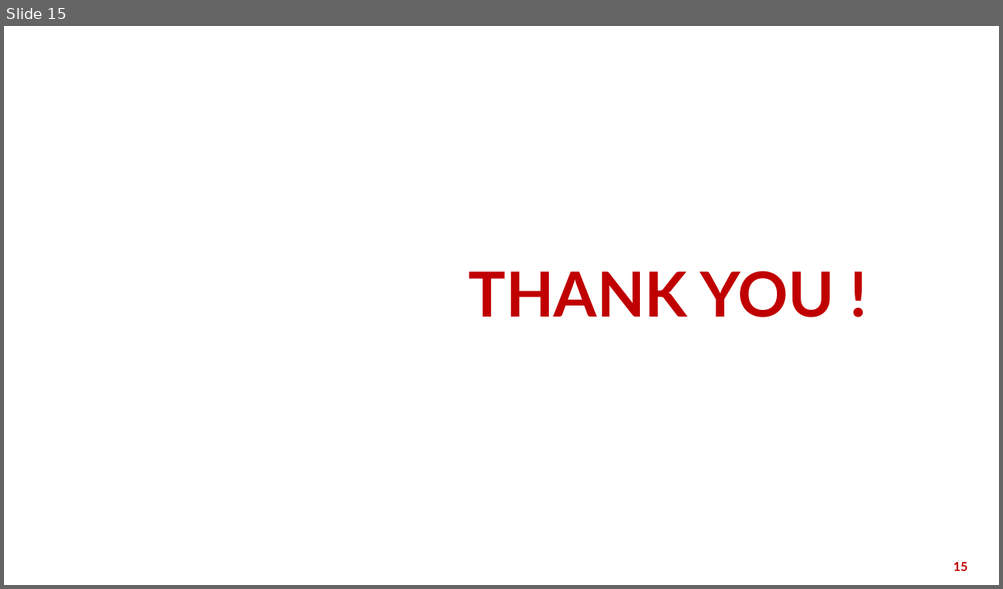
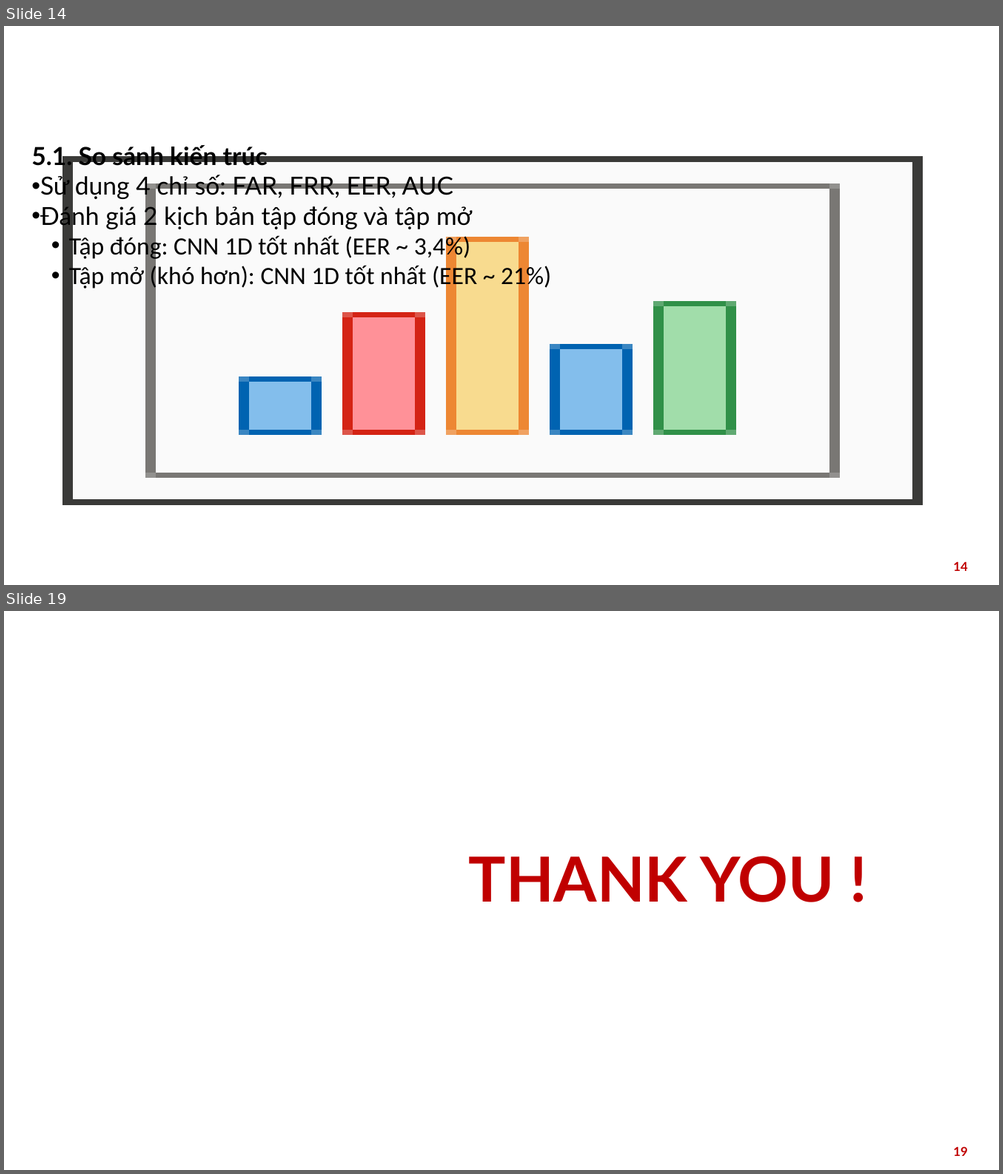
Before and after one commit to MaiVanDang/DATN, a slide deck: 20225699_MaiVanDang_20252.pptx. Shown one above the other, each under a label of ours: slide 15 before the commit, slides 14 and 19 after it; the slides between them are not shown. The pictures are 1003x589 and 1003x1174 pixels, drawn with LibreOffice and Linux fonts; fonts in the diff are those of the drawing; background and template pictures are left out. Boxes give left, top, right and bottom in pixels: in the first picture for what was removed or moved away, otherwise in the second. Text is boxed around its words. In the diff, an @@ line names an element or a change of style, - is before the commit and + after.

```diff
--- a/20225699_MaiVanDang_20252.pptx
+++ b/20225699_MaiVanDang_20252.pptx
@@ slide 14 added at (4, 26, 999, 585), background picture (left out) @@
@@ title added at (31, 147, 136, 230), 28 pt, text #FFFFFF, bold @@
+5. Kết quả đánh giá
@@ text added at (31, 145, 551, 291), 24 pt, text #000000 @@
+5.1. So sánh kiến trúc
+• Sử dụng 4 chỉ số: FAR, FRR, EER, AUC
+• Đánh giá 2 kịch bản tập đóng và tập mở
+  • Tập đóng: CNN 1D tốt nhất (EER ~ 3,4%)
+  • Tập mở (khó hơn): CNN 1D tốt nhất (EER ~ 21%)
@@ page number added at (953, 562, 967, 571), 12 pt, text #C00000, bold @@
+14
@@ what was slide 15 is now slide 19 @@
@@ page number at (953, 1147, 967, 1156): text changed @@
-15
+19
```
Also in this commit, not shown: 4 slides changed, 9 other slides added, 6 slides removed, 2 other files.
